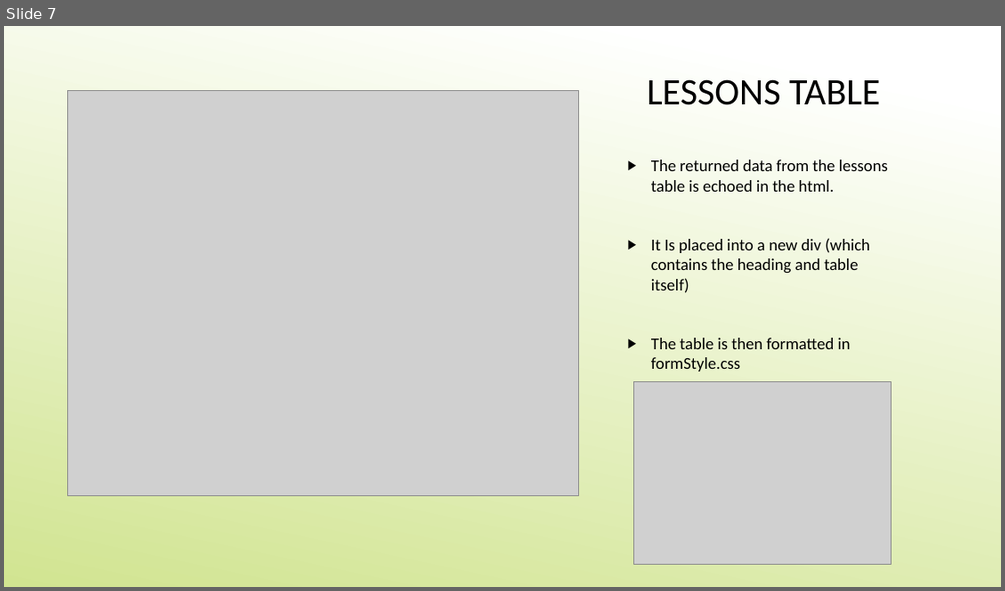
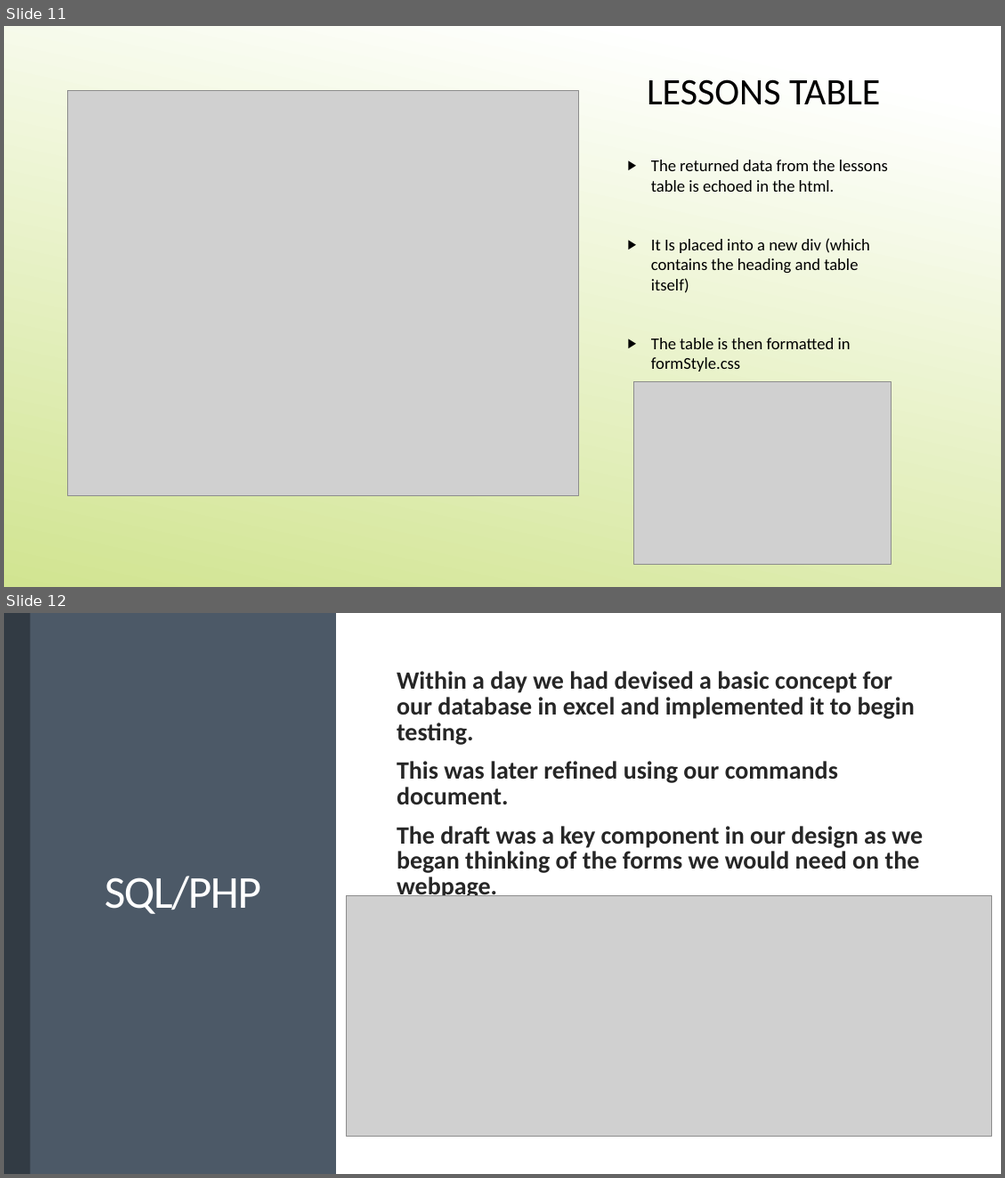
Before and after one commit to MikeVriesema/ProgrammingPal, a slide deck: ET4132_ProgrammingPal_PowerPoint.pptx. Shown one above the other, each under a label of ours: slide 7 before the commit, slides 11 and 12 after it. The pictures are 1005x591 and 1005x1178 pixels, drawn with LibreOffice and Linux fonts; fonts in the diff are those of the drawing; grey boxes stand for pictures. Boxes give left, top, right and bottom in pixels: in the first picture for what was removed or moved away, otherwise in the second. Text is boxed around its words. In the diff, an @@ line names an element or a change of style, - is before the commit and + after.

```diff
--- a/ET4132_ProgrammingPal_PowerPoint.pptx
+++ b/ET4132_ProgrammingPal_PowerPoint.pptx
@@ slide 12 added at [4,613,1001,1174], background #FFFFFF @@
@@ rectangle added at [4,613,336,1174], fill #4C5867 @@
@@ rectangle added at [4,613,30,1174], fill #333B44 @@
@@ text added at [396,671,922,896], 24 pt, text #262626, bold @@
+  Within a day we had devised a basic concept for our database in excel and implemented it to begin testing.
+  This was later refined using our commands document.
+  The draft was a key component in our design as we began thinking of the forms we would need on the webpage.
@@ title added at [105,876,261,914], 44 pt, text #FFFFFF @@
+SQL/PHP
@@ picture added at [347,896,993,1135] @@
@@ what was slide 7 is now slide 11 @@
```
Also in this commit, not shown: 6 slides changed, 14 other slides added, 2 slides removed, 1 other file.
